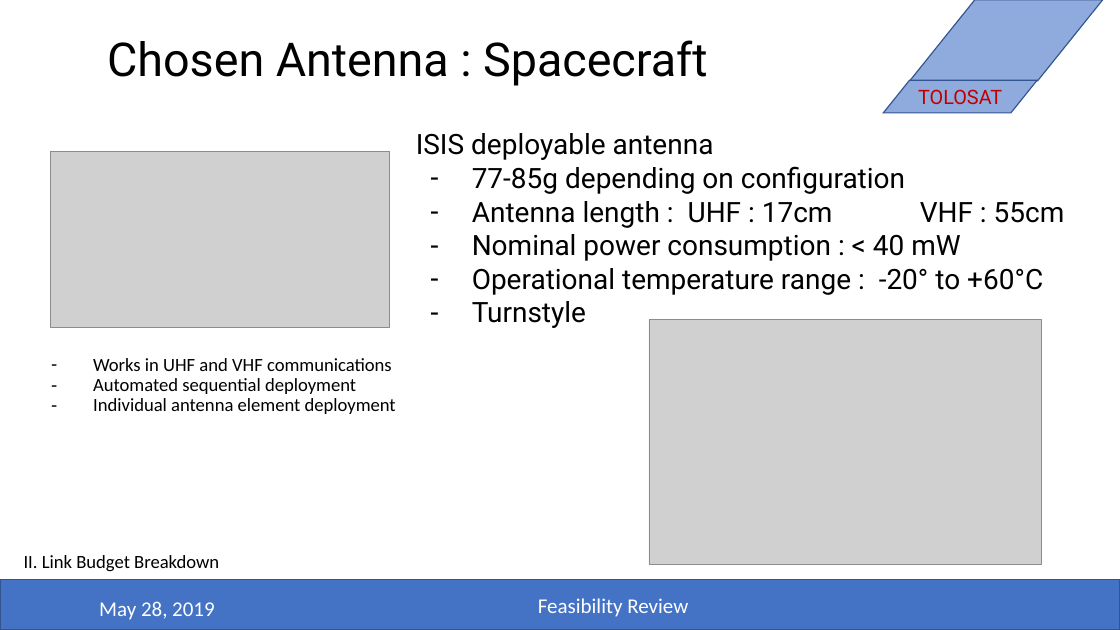
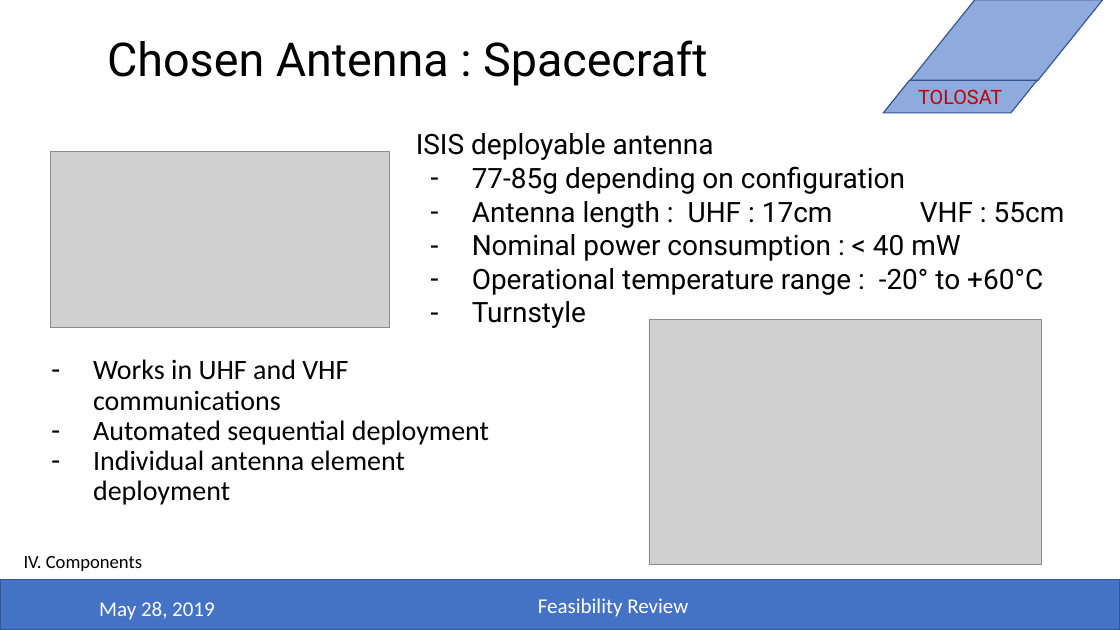
Before and after one commit to belmant/tolosat_systems_engineering, a slide deck: slide 8 of Files/Comms.pptx (slide 9 before the commit). Drawn at 1120x630 pixels with LibreOffice and Linux fonts; fonts in the diff are those of the drawing; grey boxes stand for pictures; background and template pictures are left out. Boxes give left, top, right and bottom in pixels: in the first picture for what was removed or moved away, otherwise in the second. Text is boxed around its words. In the diff, an @@ line names an element or a change of style, - is before the commit and + after.

```diff
--- a/Files/Comms.pptx
+++ b/Files/Comms.pptx
@@ text "Works in UHF and VHF ..." at bbox=[93, 359, 489, 505]: size 16 to 24 pt @@
@@ text at bbox=[24, 556, 142, 571]: text changed @@
-II. Link Budget Breakdown
+IV. Components
```
Also in this commit, not shown: 6 other slides changed, 1 slide added, 1 slide removed, 2 other files.
